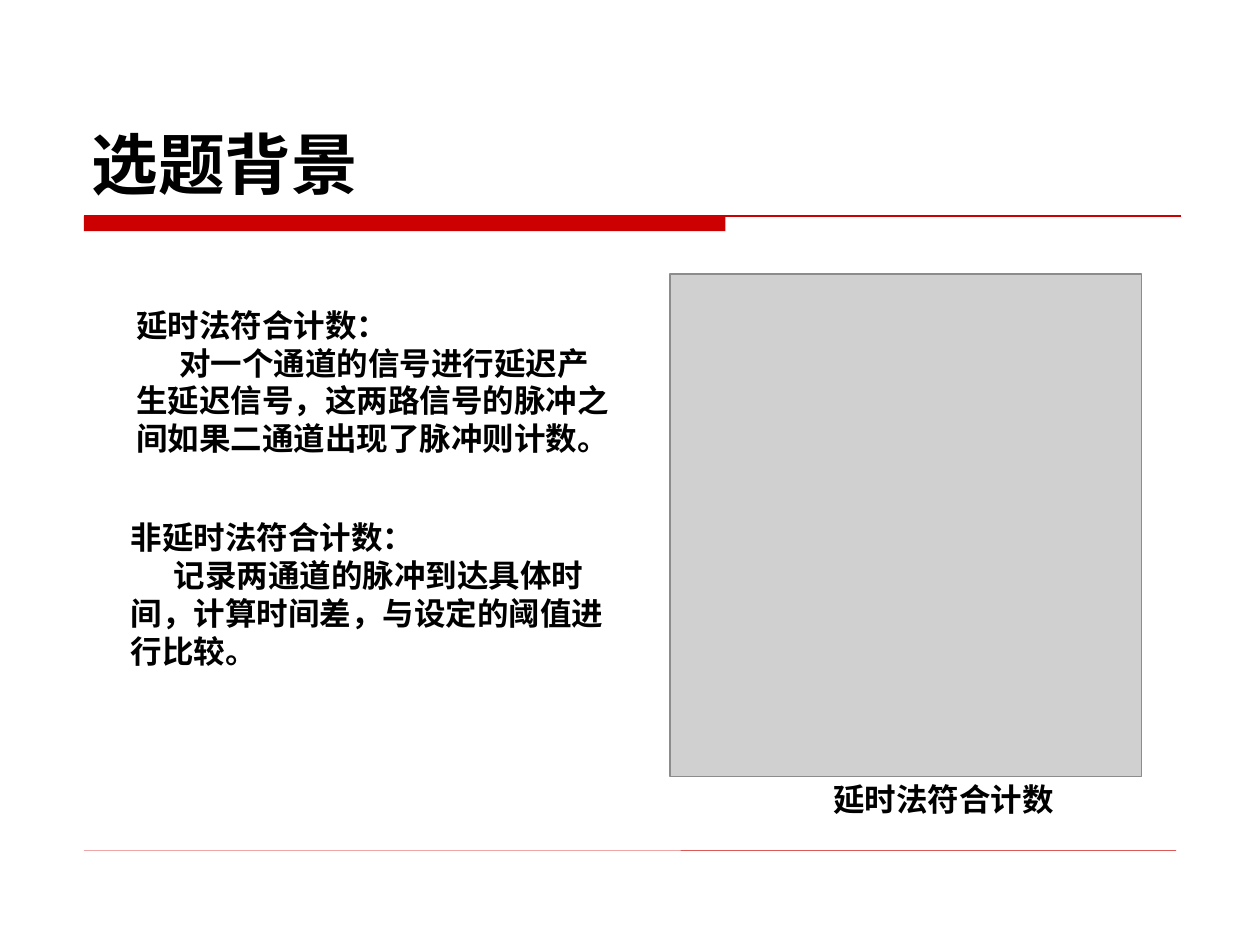
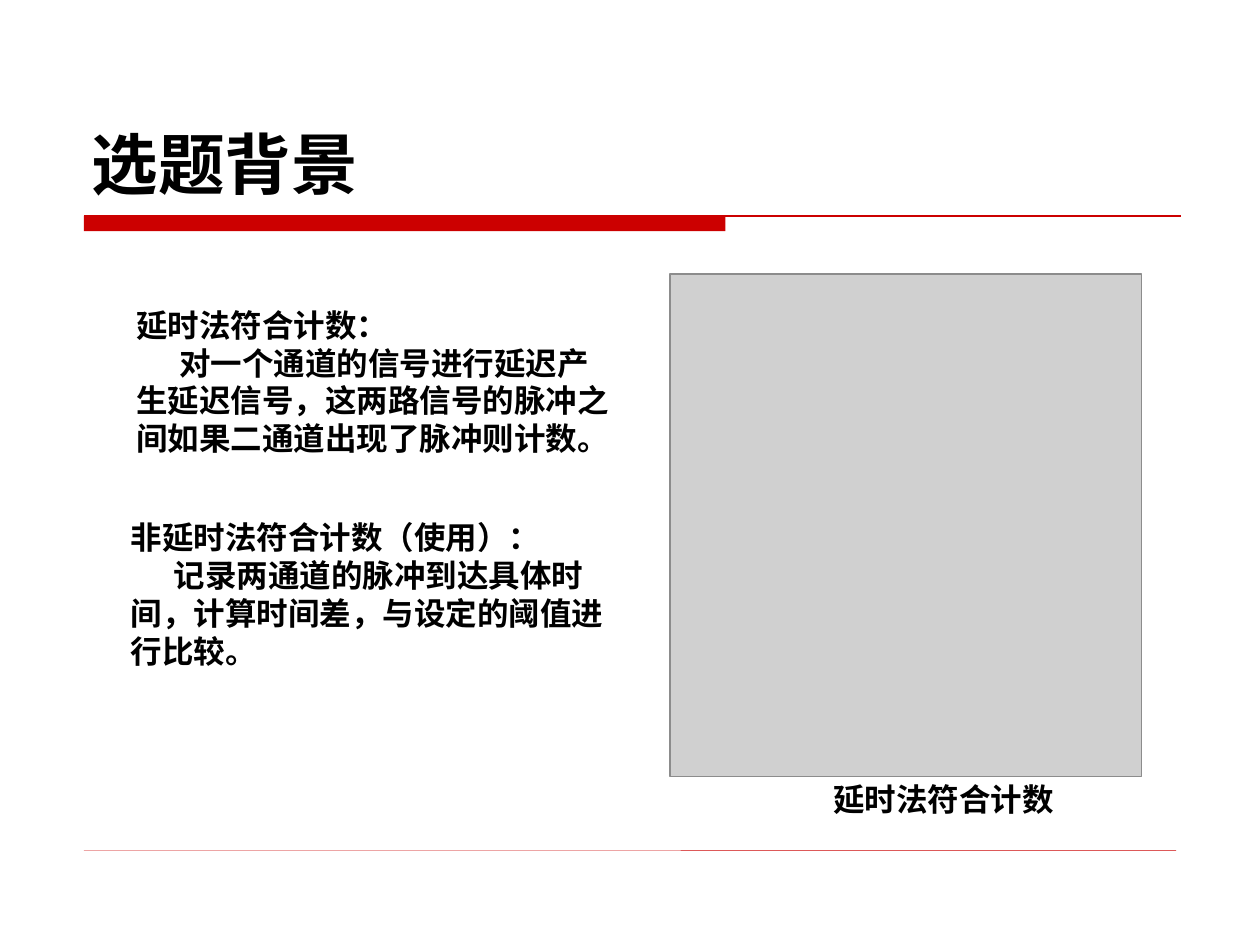
Before and after one commit to BevisGX/git, a slide deck: slide 4 of 开题PPT_宾光祥.ppt (slide 3 before the commit). Drawn at 1260x945 pixels with LibreOffice and Linux fonts; fonts in the diff are those of the drawing; grey boxes stand for pictures; background and template pictures are left out. Boxes give left, top, right and bottom in pixels: in the first picture for what was removed or moved away, otherwise in the second. Text is boxed around its words. In the diff, an @@ line names an element or a change of style, - is before the commit and + after.

```diff
--- a/开题PPT_宾光祥.ppt
+++ b/开题PPT_宾光祥.ppt
@@ text at [131, 522, 541, 552]: text changed @@
-非延时法符合计数：
+非延时法符合计数（使用）：
```
Also in this commit, not shown: 4 other slides changed, 7 slides added, 7 slides removed, 1 other file.
